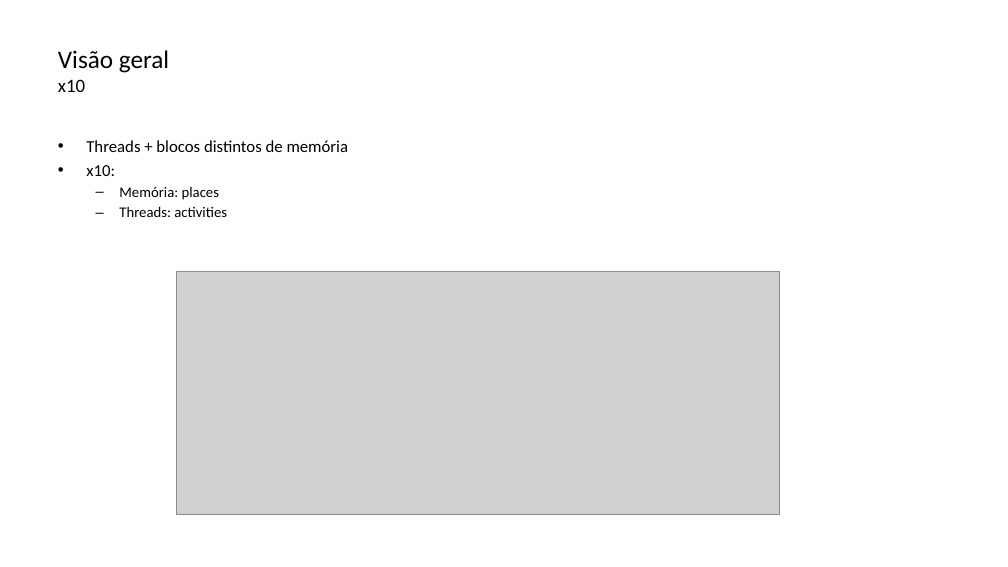
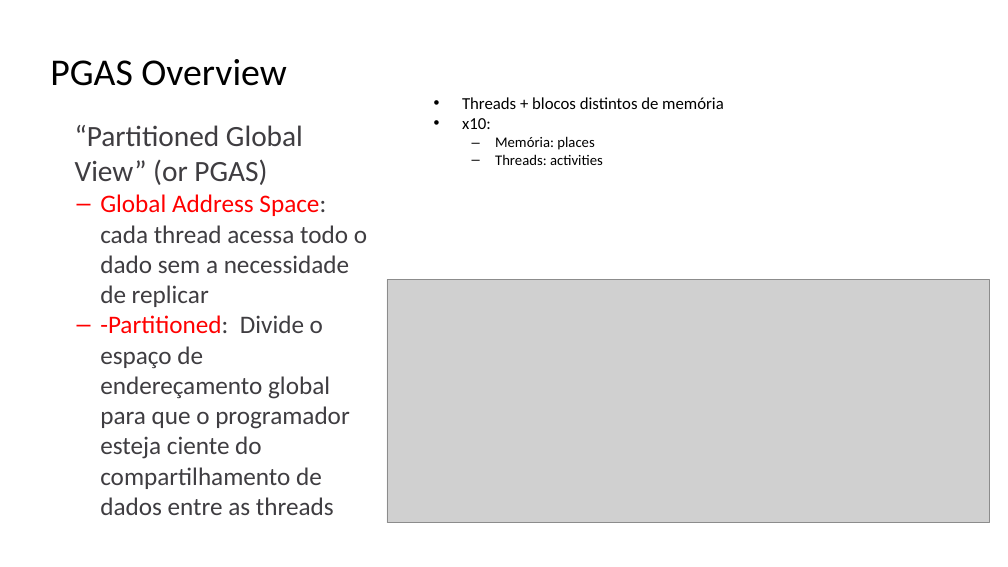
Before and after one commit to lquatrin/inf2591, a slide deck: slide 5 of x10.pptx. Drawn at 1008x567 pixels with LibreOffice and Linux fonts; fonts in the diff are those of the drawing; grey boxes stand for pictures. Boxes give left, top, right and bottom in pixels: in the first picture for what was removed or moved away, otherwise in the second. Text is boxed around its words. In the diff, an @@ line names an element or a change of style, - is before the commit and + after.

```diff
--- a/x10.pptx
+++ b/x10.pptx
@@ text at (x1=50, y1=59, x2=286, y2=86): text changed; size 24 to 36 pt @@
-Visão geral
-x10
+PGAS Overview
@@ text "Threads + blocos distintos de ..." moved from (x1=86, y1=140, x2=349, y2=217) to (x1=462, y1=97, x2=724, y2=165) @@
@@ text "Threads + blocos distintos de ..." at (x1=462, y1=97, x2=724, y2=165): indent changed; less space between paragraphs @@
@@ text added at (x1=75, y1=125, x2=367, y2=515), 24 pt, text #3F3D41 @@
+● “Partitioned Global View” (or PGAS)
+  – Global Address Space: cada thread acessa todo o dado sem a necessidade de replicar
+  – -Partitioned: Divide o espaço de endereçamento global para que o programador esteja ciente do compartilhamento de dados entre as threads
@@ picture moved from (x1=177, y1=271, x2=780, y2=515) to (x1=387, y1=280, x2=990, y2=523) @@
```
Also in this commit, not shown: 20 other slides changed, 7 slides added, 1 slide removed.
